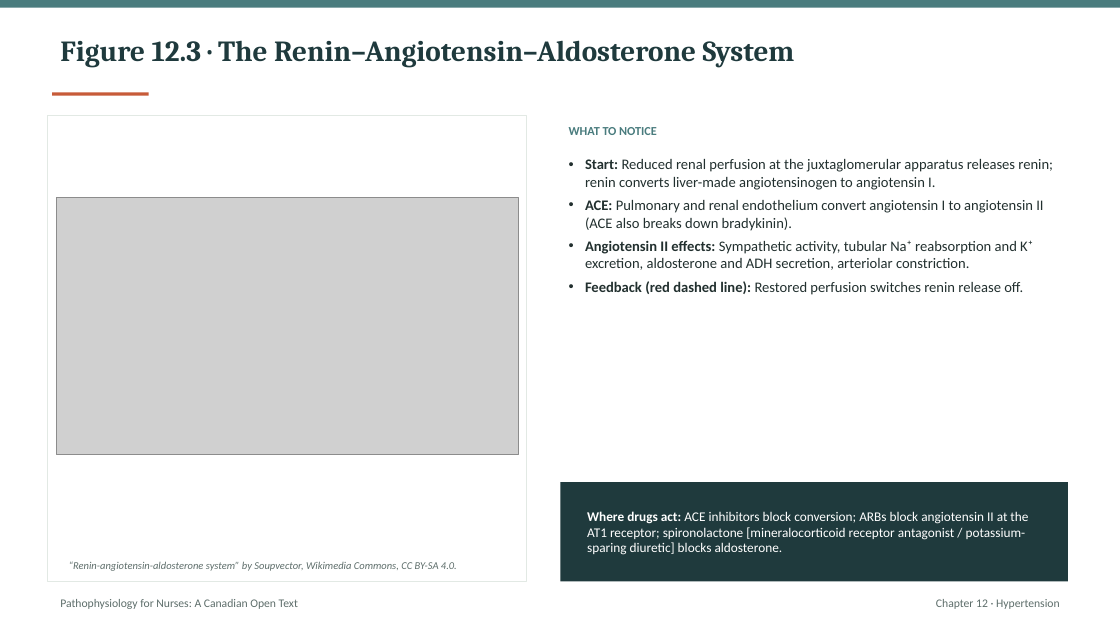
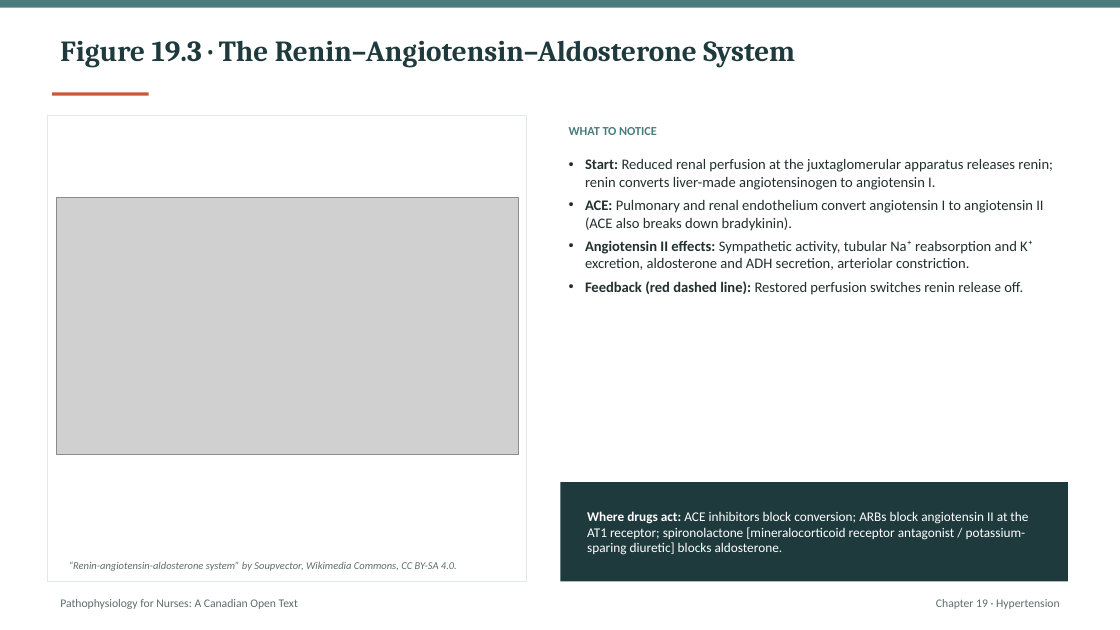
Before and after one commit to andrewleenl/opensourcenursing, a slide deck: slide 8 of Ch19_Hypertension_Lecture_Presentation.pptx. Drawn at 1120x630 pixels with LibreOffice and Linux fonts; fonts in the diff are those of the drawing; grey boxes stand for pictures. Boxes give left, top, right and bottom in pixels: in the first picture for what was removed or moved away, otherwise in the second. Text is boxed around its words. In the diff, an @@ line names an element or a change of style, - is before the commit and + after.

```diff
--- a/Ch19_Hypertension_Lecture_Presentation.pptx
+++ b/Ch19_Hypertension_Lecture_Presentation.pptx
@@ text at box(60, 40, 795, 68): text changed @@
-Figure 12.3 · The Renin–Angiotensin–Aldosterone System
+Figure 19.3 · The Renin–Angiotensin–Aldosterone System
@@ text at box(936, 599, 1060, 609): text changed @@
-Chapter 12 · Hypertension
+Chapter 19 · Hypertension
```
Also in this commit, not shown: 40 other slides changed, 3 other files.
